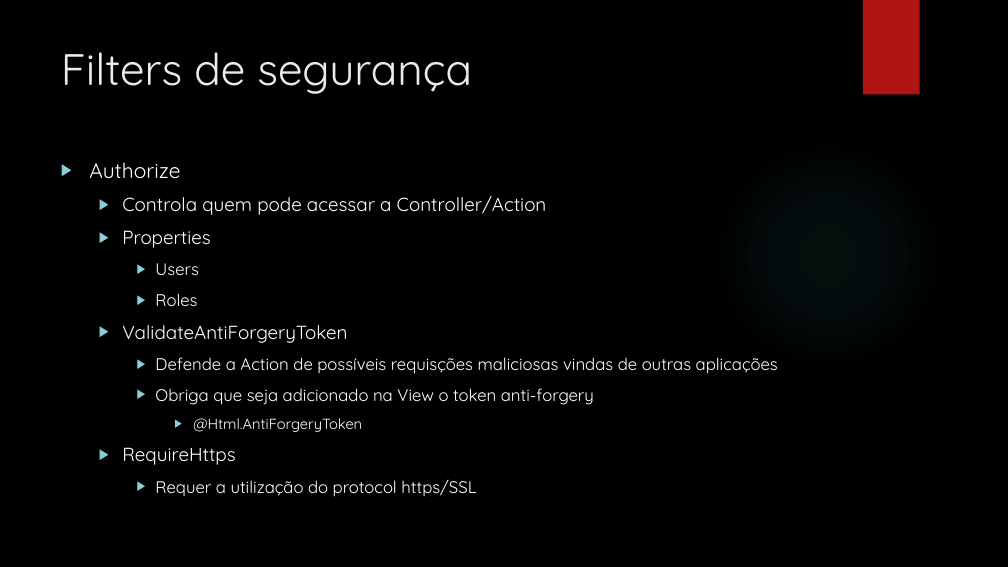
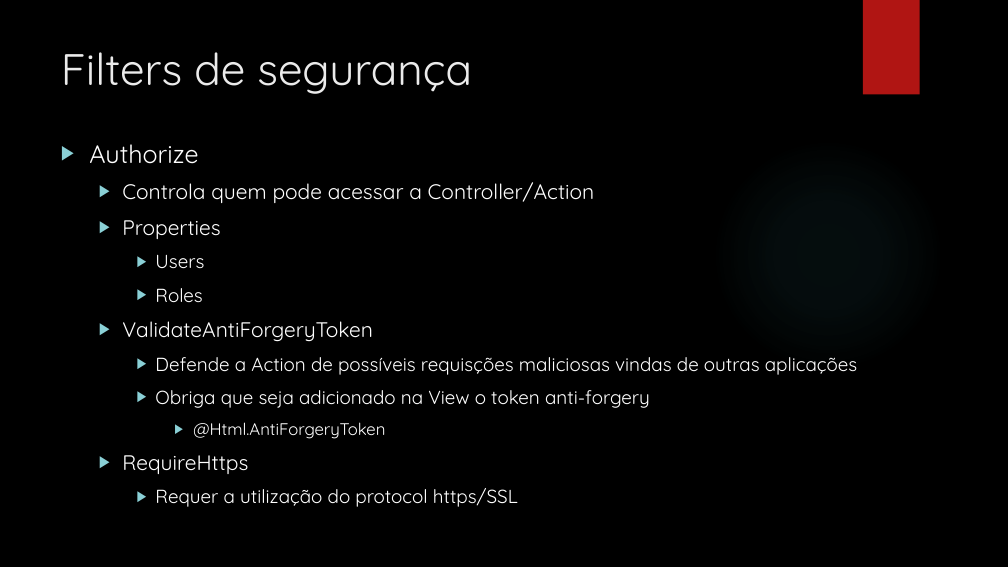
Before and after one commit to leolana/AspnetMvcLab, a slide deck: slide 28 of Presentation/AspNetMvc.pptx. Drawn at 1008x567 pixels with LibreOffice and Linux fonts; fonts in the diff are those of the drawing; background and template pictures are left out. Boxes give left, top, right and bottom in pixels: in the first picture for what was removed or moved away, otherwise in the second. Text is boxed around its words. In the diff, an @@ line names an element or a change of style, - is before the commit and + after.

```diff
--- a/Presentation/AspNetMvc.pptx
+++ b/Presentation/AspNetMvc.pptx
@@ text "Authorize": place and size @@
-text "Authorize" at <box>89,162,778,497</box>
+text "Authorize" at <box>89,144,858,507</box>
@@ text "Authorize" at <box>89,144,858,507</box>: size 20 to 24 pt in "Authorize"; size 18 to 20 pt in "Controla quem pode acessar a Controller/Action", "Properties", "ValidateAntiForgeryToken", "RequireHttps"; size 16 to 18 pt in "Users", "Roles", "Defende a Action de possíveis requisções maliciosas ...", "Obriga que seja adicionado na View o ..." and 1 more places; size 14 to 16 pt in "@Html.AntiForgeryToken" @@
```
Also in this commit, not shown: 15 other slides changed, 1 slide added, 1 slide removed.
